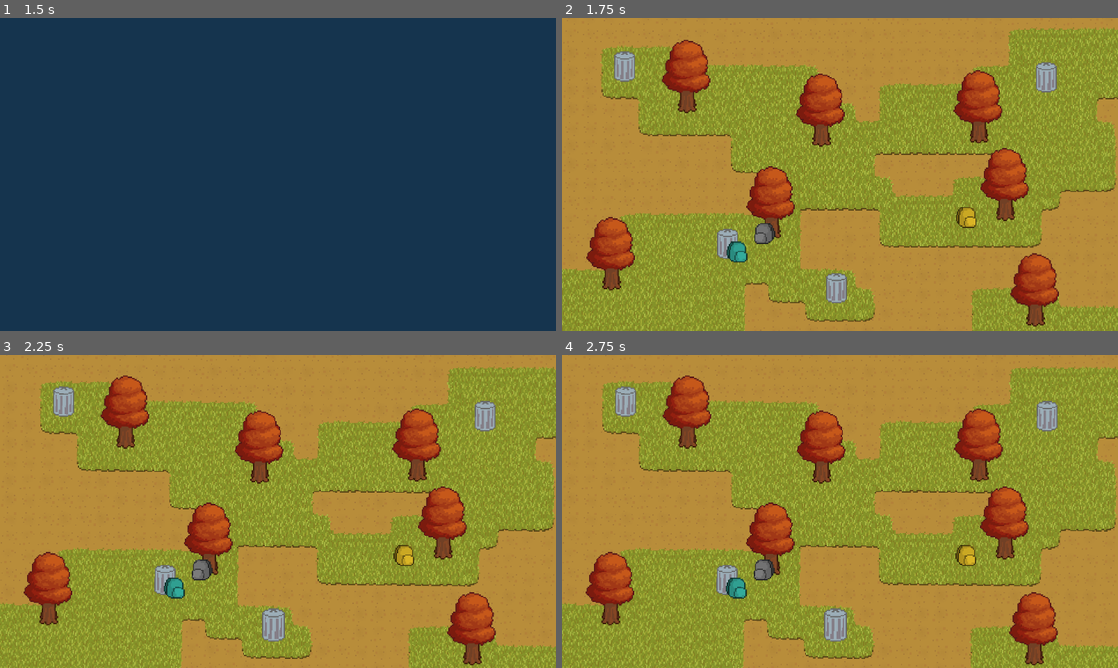
Above: before the commit, frames 1-4 (two rows, left to right).
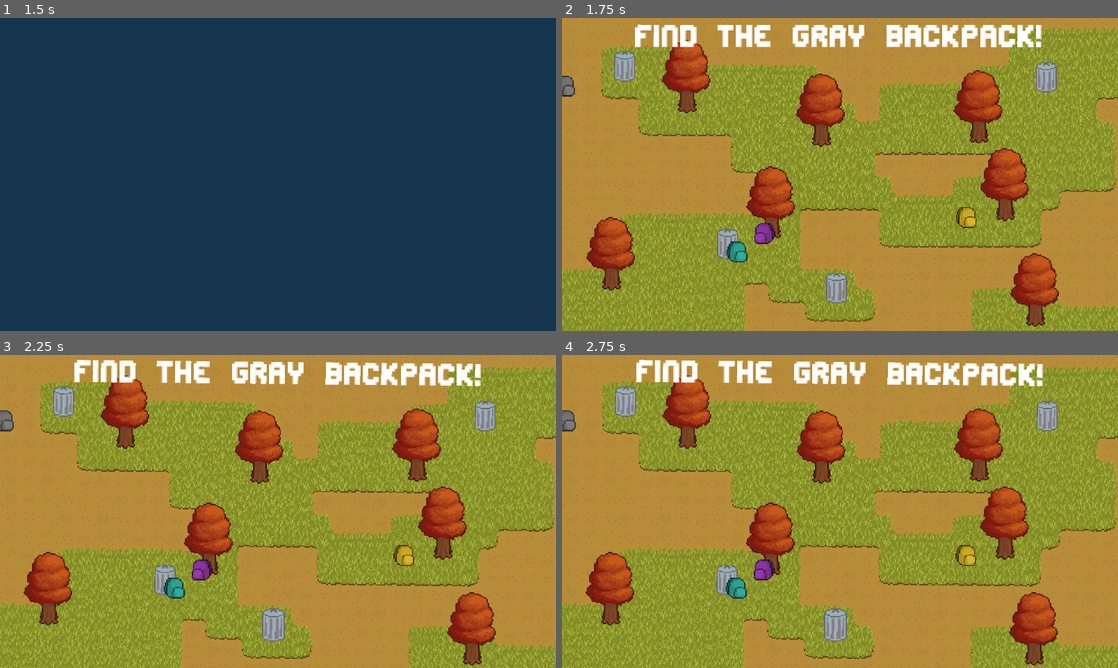
Above: after the commit, the same moments.

Repository: M5-Maniac/Hackathon-26
Game: Godot game, scene res://main_menu.tscn
Same seed, same stepped clock (60 frames per second), same inputs: the game is played once before the commit and once after it.
Inputs (mouse positions are in pixels of both pictures, inside the frame that each line leads up to):
- Up to frame 1 (1.5 s): click "PLAY" at 0.5 s; tap Enter at 1.25 s; move the mouse to (400, 158) at 1.27 s; click (400, 158) at 1.42 s
- Up to frame 2 (1.75 s): no input
- Up to frame 3 (2.25 s): move the mouse to (272, 624) at 2.02 s; click (272, 624) at 2.17 s
- Up to frame 4 (2.75 s): no input

Frame 1 is identical in both runs. In frame 2, 3.4% of the frame differs, in the area x 0-87%, y 2-72%; in frame 3, 3.4%, in the area x 0-87%, y 1-72%; in frame 4, 3.4%.

Commit message:
Smoke particle, random waldo, click detection

Diff:
--- a/memoryware/Levels/Level.tscn
+++ b/memoryware/Levels/Level.tscn
@@ -6,6 +6,8 @@
 [ext_resource type="PackedScene" uid="uid://bxes020iwqd6c" path="res://Props/Tree.tscn" id="3_q1ycg"]
 [ext_resource type="PackedScene" uid="uid://cvljajd2i4ced" path="res://Props/Backpack.tscn" id="4_286st"]
 [ext_resource type="Script" uid="uid://c8h46hhl8lsp1" path="res://camera_2d.gd" id="4_y3x56"]
+[ext_resource type="PackedScene" uid="uid://suyqf0ki86vh" path="res://click_particle.tscn" id="7_y3x56"]
+[ext_resource type="FontFile" uid="uid://dir5njmyrv3ae" path="res://Assets/edit-undo/editundo.ttf" id="8_qc8g6"]
 
 [sub_resource type="TileSetAtlasSource" id="TileSetAtlasSource_5lntk"]
 texture = ExtResource("1_wbw1h")
@@ -594,21 +596,6 @@
 
 [node name="Node2D" type="Node2D" unique_id=1816791919]
 
-[node name="ColorRect" type="ColorRect" parent="." unique_id=2114139682]
-offset_left = 136.0
-offset_top = 109.0
-offset_right = 222.0
-offset_bottom = 183.0
-scale = Vector2(4, 4)
-
-[node name="RichTextLabel" type="RichTextLabel" parent="." unique_id=1367204630]
-modulate = Color(0, 0, 0, 1)
-offset_left = 137.0
-offset_top = 109.0
-offset_right = 223.0
-offset_bottom = 183.0
-text = "AHHHH TESTING!!!!!!!!"
-
 [node name="Dirt" type="TileMapLayer" parent="." unique_id=979161486]
 tile_map_data = PackedByteArray("AAAOAAcAAAANAAIAAAAOAAYAAAANAAIAAAAOAAUAAAANAAIAAAAOAAQAAAAMAAEAAAAOAAMAAAAMAAIAAAAOAA …(11344 unchanged characters)…
 tile_set = SubResource("TileSet_w2vy6")
@@ -665,10 +652,25 @@
 color = 2
 
 [node name="Backpack3" parent="Props" unique_id=1251884088 instance=ExtResource("4_286st")]
+modulate = Color(1.2119955, 0.46847752, 1.366, 1)
 position = Vector2(-65, 51)
+color = 5
 flip_h = true
 
 [node name="Camera2D" type="Camera2D" parent="." unique_id=1154877549]
 ignore_rotation = false
 zoom = Vector2(4, 4)
 script = ExtResource("4_y3x56")
+
+[node name="ClickParticle" parent="." unique_id=1348139992 instance=ExtResource("7_y3x56")]
+
+[node name="TaskLabel" type="RichTextLabel" parent="." unique_id=1352093294]
+offset_left = -240.0
+offset_top = -134.0
+offset_right = 239.0
+offset_bottom = -94.0
+mouse_filter = 2
+theme_override_fonts/normal_font = ExtResource("8_qc8g6")
+theme_override_font_sizes/normal_font_size = 32
+text = "TEST"
+horizontal_alignment = 1
--- a/memoryware/Levels/prop_setup.gd
+++ b/memoryware/Levels/prop_setup.gd
@@ -1,13 +1,34 @@
 extends Node2D
 
+@onready var click_particle: Node2D = $"../ClickParticle"
+@onready var task_label: RichTextLabel = $"../TaskLabel"
+@onready var props: Node2D = $"."
+
+
+const BACKPACK = preload("uid://cvljajd2i4ced")
+const TRASHCAN = preload("uid://c4f5qnfb43vx2")
+const TREE = preload("uid://bxes020iwqd6c")
 
 # Called when the node enters the scene tree for the first time.
 func _ready() -> void:
 	var prop_count = get_child_count()
-	var waldo_prop = randi_range(0,prop_count-1)
-	get_child(waldo_prop).is_waldo = true
+	#var waldo_prop = randi_range(0,prop_count-1)
+	#get_child(waldo_prop).is_waldo = true #random prop selection
+	var waldo = BACKPACK.instantiate()
+	waldo.position.x = randi_range(-240,240)
+	waldo.position.y = randi_range(-130,130)
+	waldo.is_waldo = true
+	waldo.color = waldo.colors.gray
+	props.add_child(waldo)
+	task_label.text = "Find the " + str(waldo.colors.find_key(waldo.color)) + " " + str(waldo.objects.find_key(waldo.object)) + "!"
 
-
+	SignalHandler.propClicked.connect(prop_clicked)
 # Called every frame. 'delta' is the elapsed time since the previous frame.
 func _process(delta: float) -> void:
 	pass
+
+func prop_clicked(is_waldo,clicked_prop) -> void:
+	if is_waldo:
+		clicked_prop.queue_free()
+		click_particle.emitting = true
+		click_particle.position = get_global_mouse_position()
--- a/memoryware/Props/Backpack.tscn
+++ b/memoryware/Props/Backpack.tscn
@@ -26,11 +26,13 @@
 rotation = -0.57560647
 
 [node name="CollisionShape2D" type="CollisionShape2D" parent="Hitbox" unique_id=1787395363]
+visible = false
 position = Vector2(-0.24982464, 2.2220683)
 rotation = 0.56457067
 shape = SubResource("CapsuleShape2D_xjjb2")
 
 [node name="CollisionShape2D2" type="CollisionShape2D" parent="Hitbox" unique_id=2018156729]
+visible = false
 position = Vector2(0.92824906, 7.7548914)
 rotation = 0.56457067
 shape = SubResource("CapsuleShape2D_kh62e")
--- a/memoryware/Props/Prop.gd
+++ b/memoryware/Props/Prop.gd
@@ -27,6 +27,7 @@
 
 	prop_hitbox.mouse_entered.connect(mouse_entered_hitbox)
 	prop_hitbox.mouse_exited.connect(mouse_exited_hitbox)
+	prop_hitbox.input_event.connect(hitbox_input_event)
 
 
 
@@ -46,3 +47,8 @@
 
 func mouse_exited_hitbox() -> void:
 	hovered = false
+
+func hitbox_input_event(viewport,event,shape_idx) -> void:
+	if event is InputEventMouseButton:
+		get_viewport().set_input_as_handled()
+		SignalHandler.propClicked.emit(is_waldo, self)
--- a/memoryware/Props/Trashcan.tscn
+++ b/memoryware/Props/Trashcan.tscn
@@ -17,4 +17,5 @@
 [node name="Hitbox" type="Area2D" parent="." unique_id=1776254640]
 
 [node name="CollisionShape2D" type="CollisionShape2D" parent="Hitbox" unique_id=493193586]
+visible = false
 shape = SubResource("CapsuleShape2D_nu3dp")
--- a/memoryware/Props/Tree.tscn
+++ b/memoryware/Props/Tree.tscn
@@ -29,14 +29,17 @@
 position = Vector2(-1, -21)
 
 [node name="CollisionShape2D" type="CollisionShape2D" parent="Hitbox" unique_id=946686905]
+visible = false
 position = Vector2(1, -11)
 shape = SubResource("CapsuleShape2D_icwj3")
 
 [node name="CollisionShape2D2" type="CollisionShape2D" parent="Hitbox" unique_id=1541661699]
+visible = false
 position = Vector2(1, 4)
 rotation = 1.5707964
 shape = SubResource("CapsuleShape2D_ir6vn")
 
 [node name="CollisionShape2D3" type="CollisionShape2D" parent="Hitbox" unique_id=420706982]
+visible = false
 position = Vector2(1, 21)
 shape = SubResource("RectangleShape2D_fxey7")
--- /dev/null
+++ b/memoryware/Props/signal_handler.gd
@@ -0,0 +1 @@
+signal propClicked(is_waldo: bool, clicked_prop: Node2D)
--- /dev/null
+++ b/memoryware/click_particle.tscn
@@ -0,0 +1,50 @@
+[gd_scene format=3 uid="uid://suyqf0ki86vh"]
+
+[ext_resource type="Texture2D" uid="uid://d1nqleq3jx7g7" path="res://Assets/Smoke.png" id="1_lij31"]
+
+[sub_resource type="CanvasItemMaterial" id="CanvasItemMaterial_mgi6q"]
+particles_animation = true
+particles_anim_h_frames = 4
+particles_anim_v_frames = 1
+particles_anim_loop = false
+
+[sub_resource type="Curve" id="Curve_eigvn"]
+_data = [Vector2(0, 0.6233505), 0.0, 0.0, 0, 0, Vector2(1, 0.35111874), -0.17780825, 0.0, 0, 0]
+point_count = 2
+
+[sub_resource type="CurveTexture" id="CurveTexture_n6v67"]
+curve = SubResource("Curve_eigvn")
+
+[sub_resource type="Curve" id="Curve_x3hkk"]
+_data = [Vector2(0, 0.9925416), 0.0, -0.15875784, 0, 0, Vector2(0.99328864, 0.17957538), -3.2894523, 0.0, 0, 0]
+point_count = 2
+
+[sub_resource type="CurveTexture" id="CurveTexture_qc8g6"]
+curve = SubResource("Curve_x3hkk")
+
+[sub_resource type="ParticleProcessMaterial" id="ParticleProcessMaterial_os53e"]
+particle_flag_disable_z = true
+angle_min = 1.0728835e-05
+angle_max = 180.00002
+spread = 180.0
+initial_velocity_min = 50.0
+initial_velocity_max = 80.0
+gravity = Vector3(0, 5, 0)
+scale_min = 0.79999995
+scale_max = 1.5
+scale_curve = SubResource("CurveTexture_qc8g6")
+anim_speed_min = 1.5
+anim_speed_max = 2.0
+anim_speed_curve = SubResource("CurveTexture_n6v67")
+
+[node name="ClickParticle" type="GPUParticles2D" unique_id=1608384820]
+z_index = 50
+material = SubResource("CanvasItemMaterial_mgi6q")
+emitting = false
+amount = 20
+texture = ExtResource("1_lij31")
+lifetime = 0.7
+one_shot = true
+explosiveness = 0.9
+randomness = 0.2
+process_material = SubResource("ParticleProcessMaterial_os53e")
--- a/memoryware/project.godot
+++ b/memoryware/project.godot
@@ -14,6 +14,10 @@
 run/main_scene="uid://cvoylfbvu87hn"
 config/features=PackedStringArray("4.6", "Forward Plus")
 config/icon="res://icon.svg"
+
+[autoload]
+
+SignalHandler="*uid://byqiah65sfndg"
 
 [display]
 
--- /dev/null
+++ b/memoryware/signal_handler.gd
@@ -0,0 +1,3 @@
+extends Node2D
+
+signal propClicked(is_waldo: bool, clicked_prop: Node2D)
Binary file added: memoryware/Assets/Smoke.png
Not shown, added: memoryware/Assets/Smoke.png.import
Not shown, added: memoryware/Props/signal_handler.gd.uid
Not shown, added: memoryware/signal_handler.gd.uid
